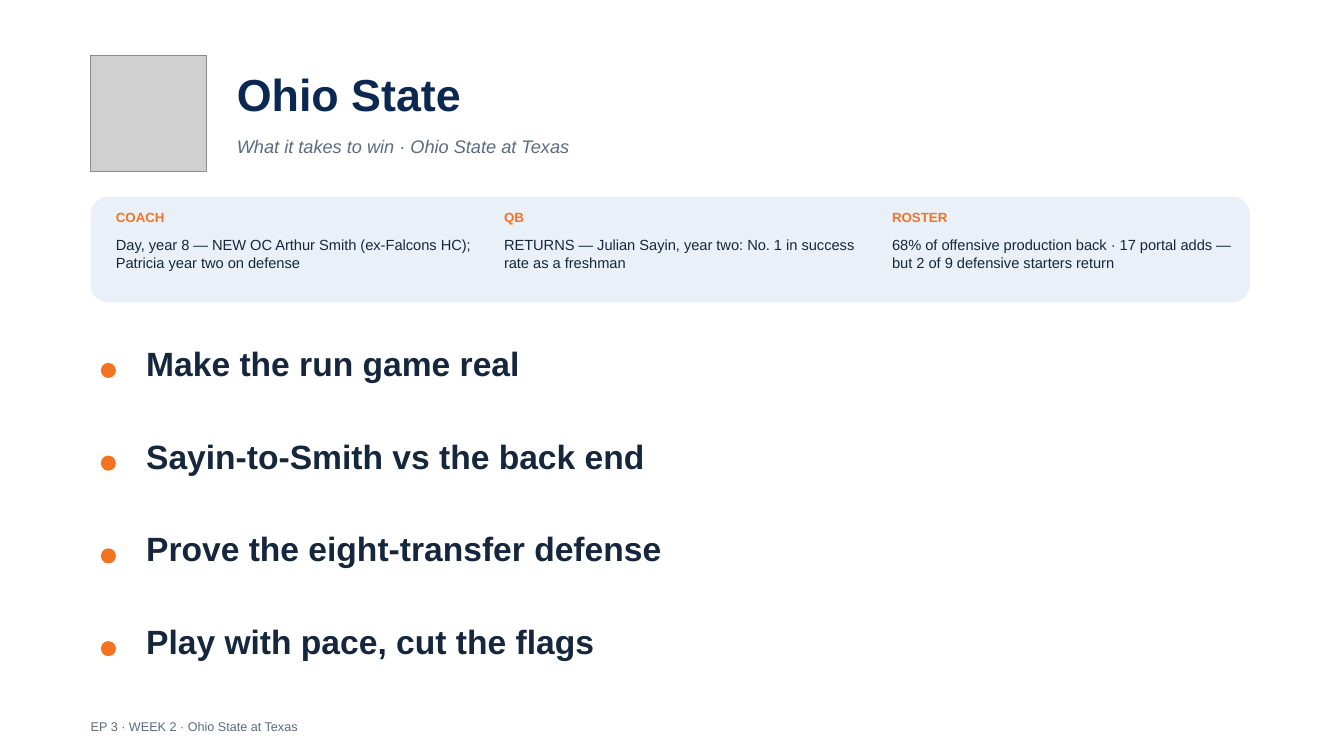
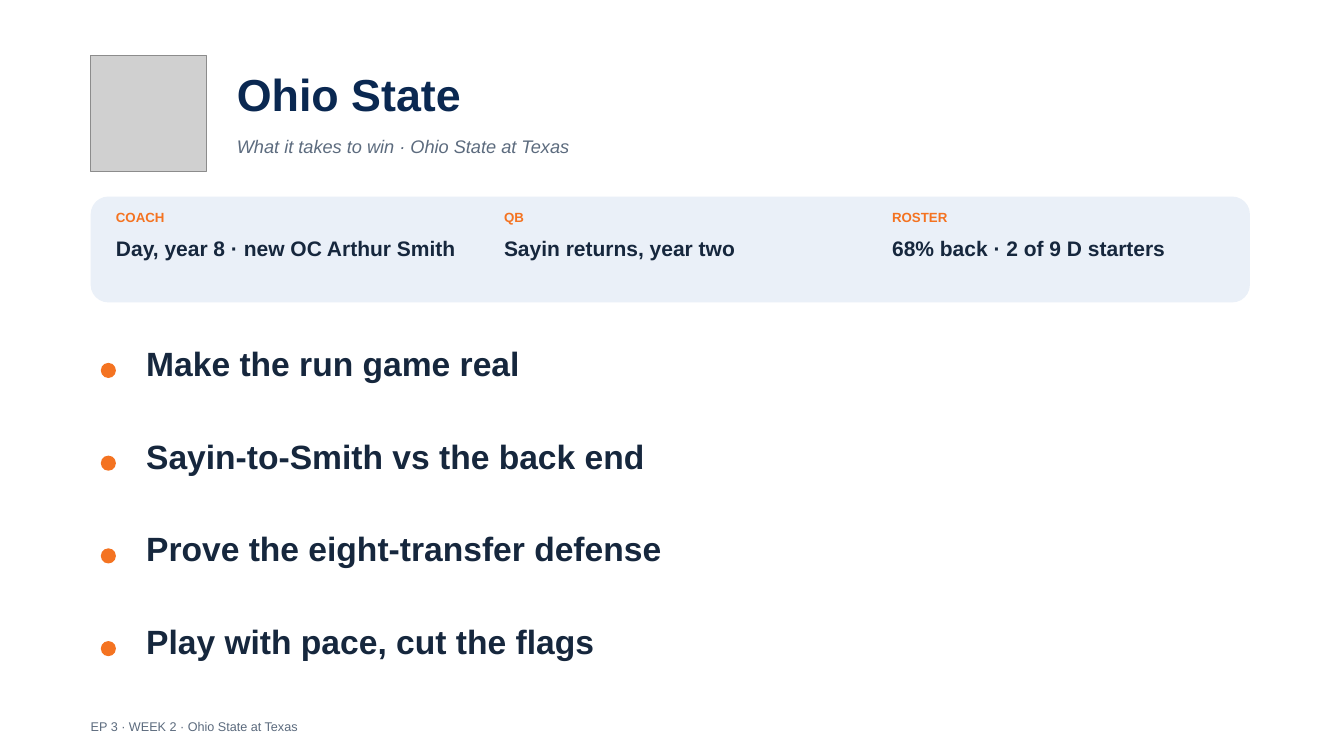
Before and after one commit to lucasalvarezflorida-lab/ncaa-fbs-analytics, a slide deck: slide 19 of decks/2026_Week2_Episode3.pptx. Drawn at 1344x756 pixels with LibreOffice and Linux fonts; fonts in the diff are those of the drawing; grey boxes stand for pictures. Boxes give left, top, right and bottom in pixels: in the first picture for what was removed or moved away, otherwise in the second. Text is boxed around its words. In the diff, an @@ line names an element or a change of style, - is before the commit and + after.

```diff
--- a/decks/2026_Week2_Episode3.pptx
+++ b/decks/2026_Week2_Episode3.pptx
@@ text at (x1=116, y1=240, x2=455, y2=261): text changed; size 10.5 to 15 pt; bold on @@
-Day, year 8 — NEW OC Arthur Smith (ex-Falcons HC); Patricia year two on defense
+Day, year 8 · new OC Arthur Smith
@@ text at (x1=504, y1=240, x2=735, y2=261): text changed; size 10.5 to 15 pt; bold on @@
-RETURNS — Julian Sayin, year two: No. 1 in success rate as a freshman
+Sayin returns, year two
@@ text at (x1=892, y1=240, x2=1165, y2=257): text changed; size 10.5 to 15 pt; bold on @@
-68% of offensive production back · 17 portal adds — but 2 of 9 defensive starters return
+68% back · 2 of 9 D starters
```
Also in this commit, not shown: 9 other slides changed, 1 other file.
